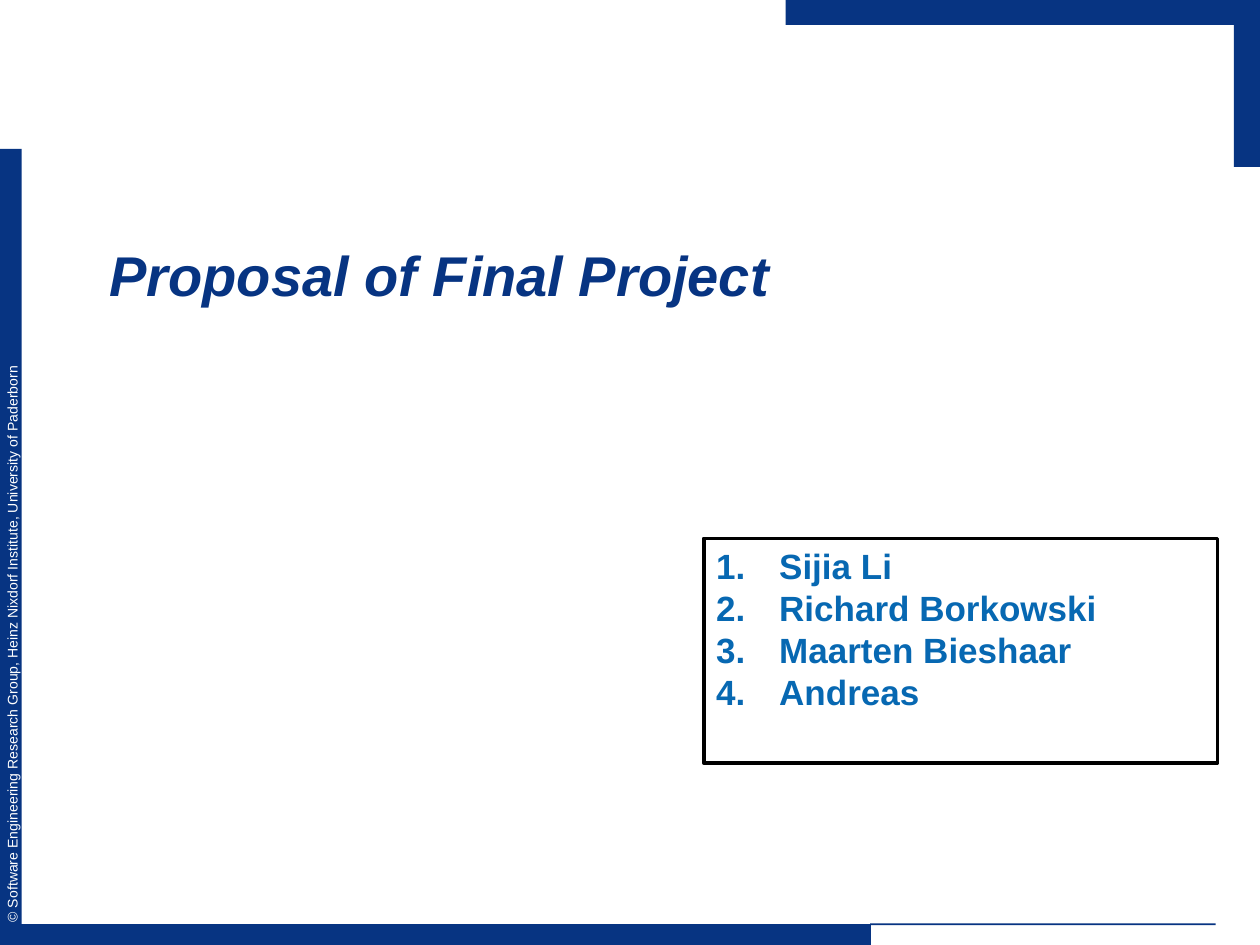
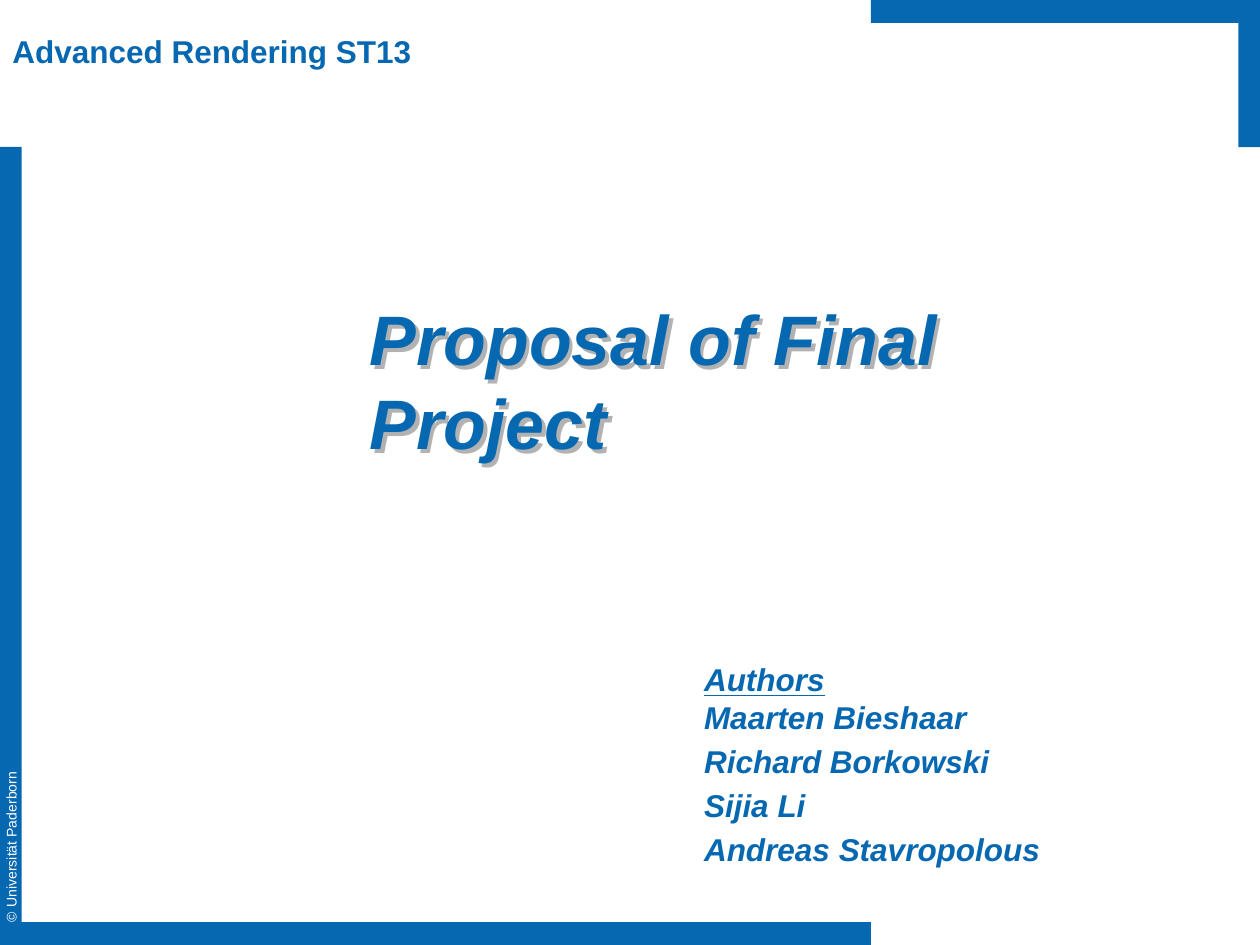
Before and after one commit to advancedrendering/project, a slide deck: slide 1 of ExtraBees/doc/proposal_english.pptx. Drawn at 1260x945 pixels with LibreOffice and Linux fonts; fonts in the diff are those of the drawing; background and template pictures are left out. Boxes give left, top, right and bottom in pixels: in the first picture for what was removed or moved away, otherwise in the second. Text is boxed around its words. In the diff, an @@ line names an element or a change of style, - is before the commit and + after.

Commit message:
changed proposal presentation.

```diff
--- a/ExtraBees/doc/proposal_english.pptx
+++ b/ExtraBees/doc/proposal_english.pptx
@@ fill #073482 to #0768B2 in 4 elements at (0, 147, 21, 945), (0, 922, 871, 945), (1239, 0, 1260, 147), (871, 0, 1260, 23) @@
@@ rectangle: place and size @@
-rectangle at (786, 0, 1260, 25)
+rectangle at (871, 0, 1260, 23)
@@ rectangle: place and size @@
-rectangle at (1234, 0, 1260, 166)
+rectangle at (1239, 0, 1260, 147)
@@ text added at (12, 40, 411, 69), 18 pt, text #0768B2, bold @@
+Advanced Rendering ST13
@@ text "Proposal of Final Project": place and size @@
-text "Proposal of Final Project" at (110, 255, 769, 307)
+text "Proposal of Final Project" at (370, 314, 937, 462)
@@ text "Proposal of Final Project" at (370, 314, 937, 462): size 32 to 40 pt, text colour #073482 to #0768B2; vertical alignment middle to top @@
@@ text removed at (5, 373, 21, 907) @@
-© Software Engineering Research Group, Heinz Nixdorf Institute, University of Paderborn
@@ rectangle removed at (704, 538, 1218, 762) @@
-1. Sijia Li
-2. Richard Borkowski
-3. Maarten Bieshaar
-4. Andreas
@@ subtitle added at (704, 668, 1040, 867), 18 pt, text #0768B2, bold, italic @@
+Authors
+Maarten Bieshaar
+Richard Borkowski
+Sijia Li
+Andreas Stavropolous
@@ text added at (4, 779, 20, 905), 8 pt, text #FFFFFF @@
+© Universität Paderborn
@@ line removed from (871, 925) to (1216, 925) @@
```
Also in this commit, not shown: 1 other slide changed, 2 slides added, 2 slides removed.
